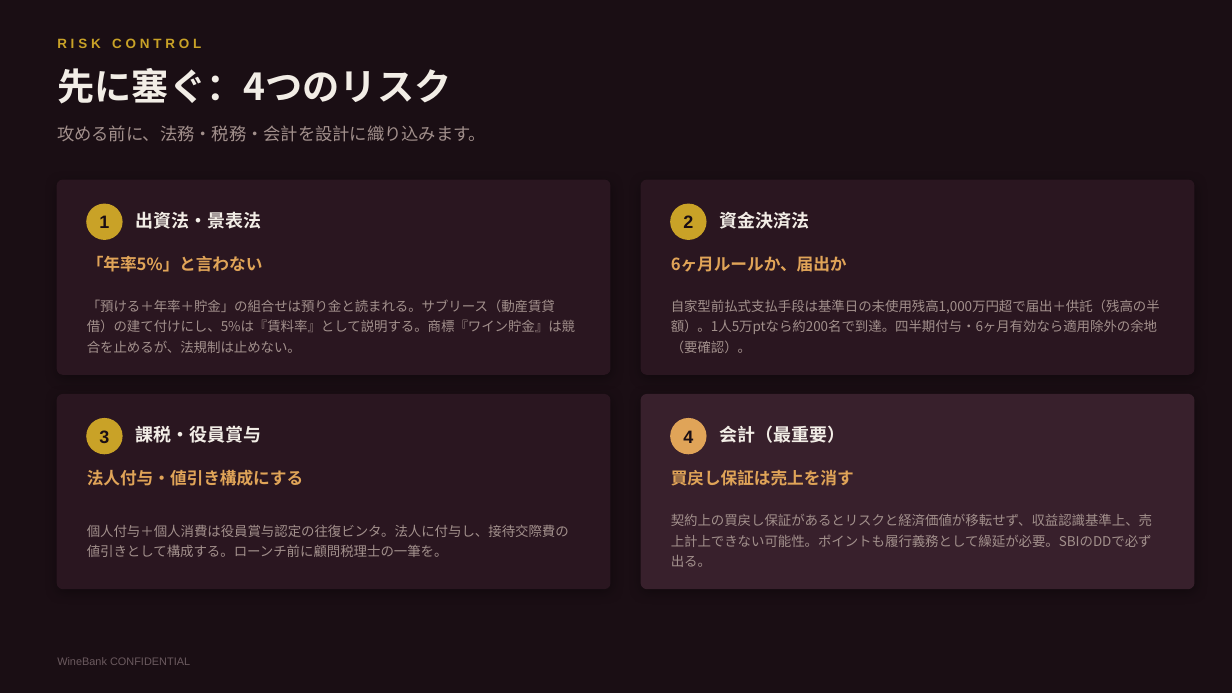
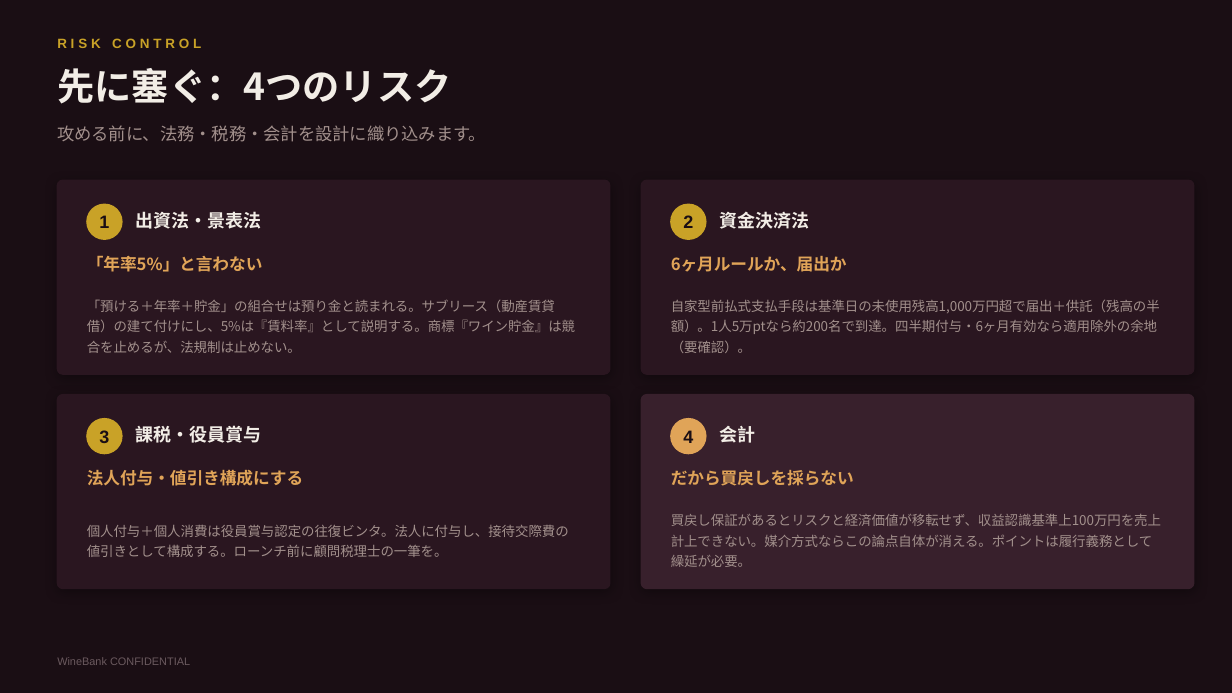
Before and after one commit to nakano-winebank/wine-auction, a slide deck: slide 19 of 提案資料/WineBank_ビジネスポイント経済圏構想.pptx (slide 18 before the commit). Drawn at 1232x693 pixels with LibreOffice and Linux fonts; fonts in the diff are those of the drawing. Boxes give left, top, right and bottom in pixels: in the first picture for what was removed or moved away, otherwise in the second. Text is boxed around its words. In the diff, an @@ line names an element or a change of style, - is before the commit and + after.

```diff
--- a/提案資料/WineBank_ビジネスポイント経済圏構想.pptx
+++ b/提案資料/WineBank_ビジネスポイント経済圏構想.pptx
@@ text at bbox=[720, 426, 756, 443]: text changed @@
-会計（最重要）
+会計
@@ text at bbox=[671, 470, 854, 486]: text changed @@
-買戻し保証は売上を消す
+だから買戻しを採らない
@@ text at bbox=[671, 514, 1161, 567]: text changed @@
-契約上の買戻し保証があるとリスクと経済価値が移転せず、収益認識基準上、売上計上できない可能性。ポイントも履行義務として繰延が必要。SBIのDDで必ず出る。
+買戻し保証があるとリスクと経済価値が移転せず、収益認識基準上100万円を売上計上できない。媒介方式ならこの論点自体が消える。ポイントは履行義務として繰延が必要。
```
Also in this commit, not shown: 7 other slides changed, 3 slides added, 2 slides removed, 1 other file.
